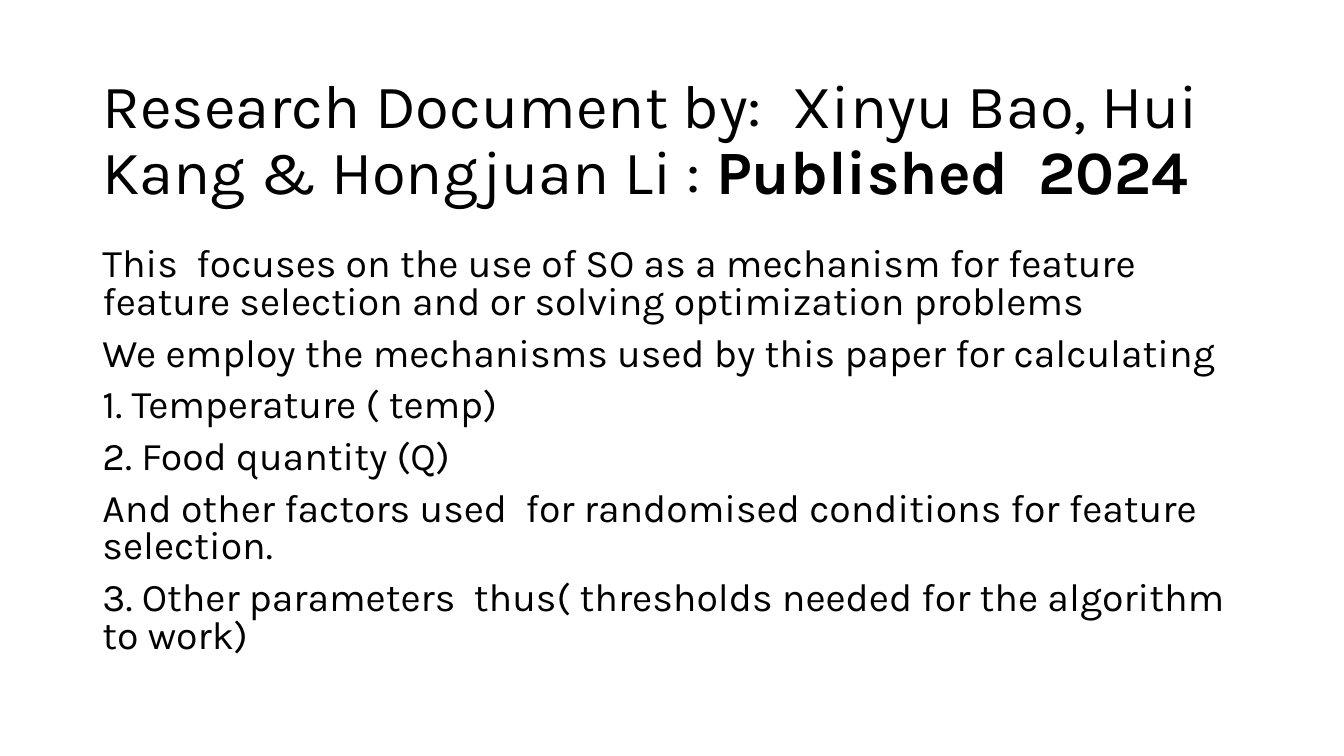
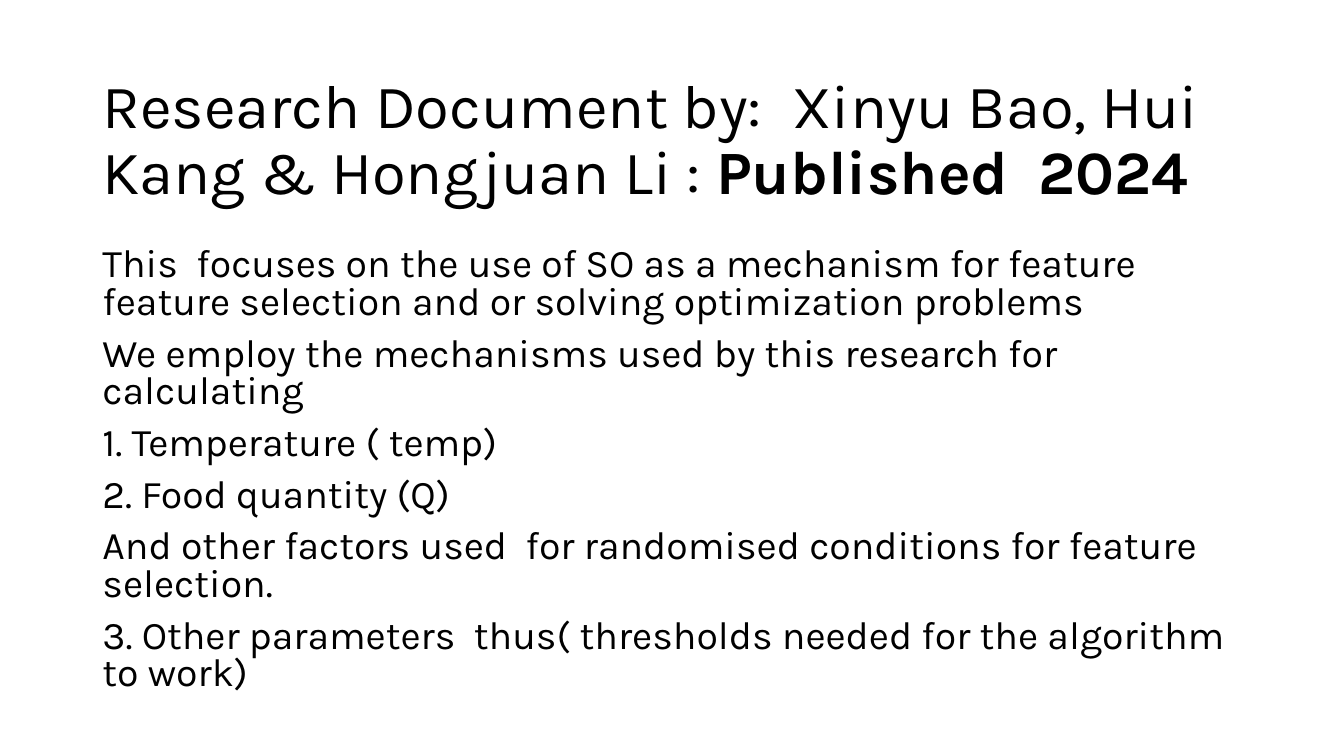
Before and after one commit to justicetetteh233/FINAL_YEAR_PROJECT_SEMI_FINISHED_VERSION, a slide deck: slide 5 of DOCUMENTATION/final presentation .pptx. Drawn at 1344x756 pixels with LibreOffice and Linux fonts; fonts in the diff are those of the drawing. Boxes give left, top, right and bottom in pixels: in the first picture for what was removed or moved away, otherwise in the second. Text is boxed around its words. In the diff, an @@ line names an element or a change of style, - is before the commit and + after.

```diff
--- a/DOCUMENTATION/final presentation .pptx
+++ b/DOCUMENTATION/final presentation .pptx
@@ text at (102, 340, 1057, 414): text changed @@
-We employ the mechanisms used by this paper for calculating
+We employ the mechanisms used by this research for calculating
```
Also in this commit, not shown: 2 other slides changed, 4 slides added, 10 other files.
